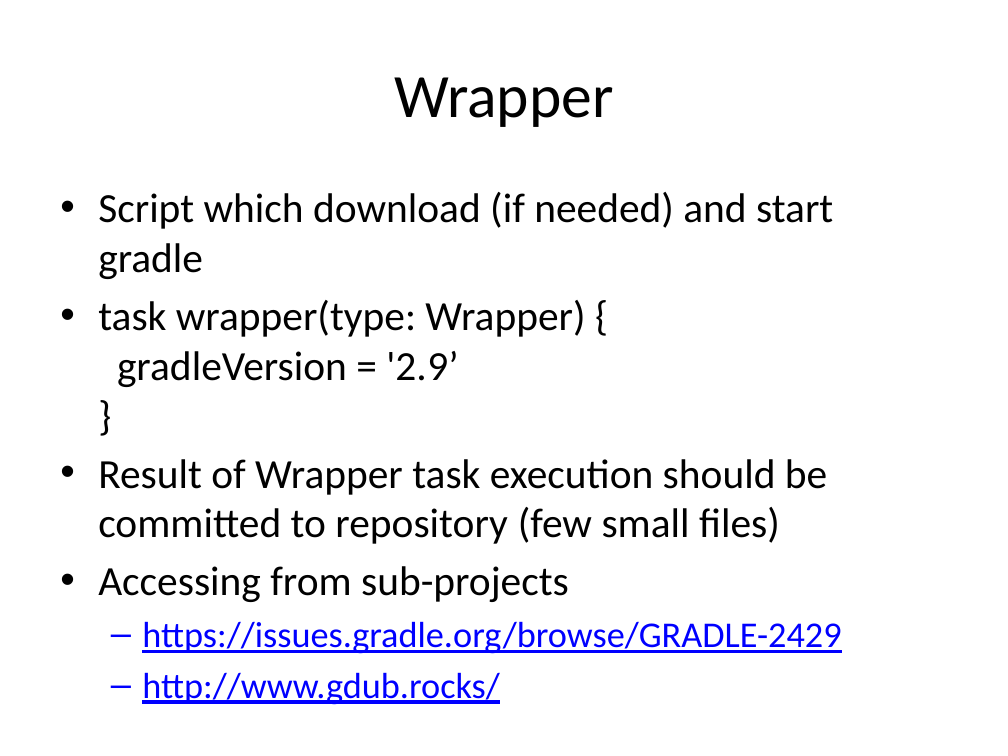
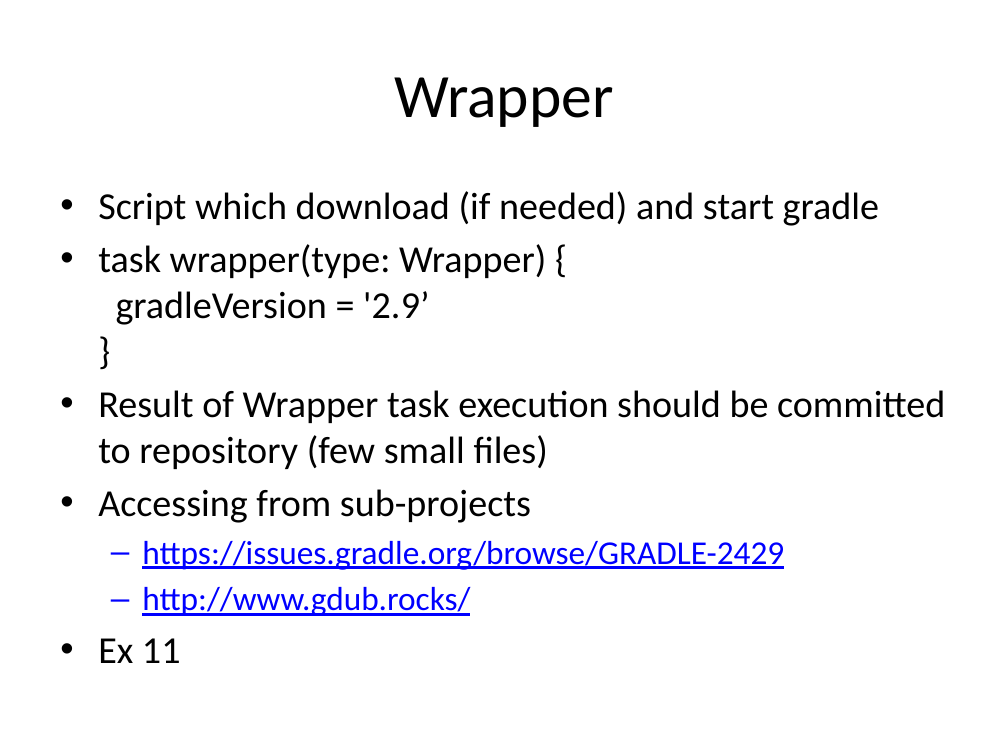
Before and after one commit to alaczynski/gradle-intoducion, a slide deck: slide 27 of Introduction to Gradle.pptx. Drawn at 1008x756 pixels with LibreOffice and Linux fonts; fonts in the diff are those of the drawing. Boxes give left, top, right and bottom in pixels: in the first picture for what was removed or moved away, otherwise in the second. Text is boxed around its words. In the diff, an @@ line names an element or a change of style, - is before the commit and + after.

```diff
--- a/Introduction to Gradle.pptx
+++ b/Introduction to Gradle.pptx
@@ text at <box>98,191,945,616</box>: size 29.6 to 27.2 pt in "Script which download (if needed) and start ...", "task wrapper(type: Wrapper) { gradleVersion = '2.9’ ...", "Result of Wrapper task execution should be ...", "Accessing from sub-projects"; size 25.9 to 23.8 pt in "https://issues.gradle.org/browse/GRADLE-2429", "http://www.gdub.rocks/" @@
@@ text at <box>98,638,181,663</box>: paragraph added @@
+• Ex 11
```
Also in this commit, not shown: 4 other slides changed, 3 other files.
